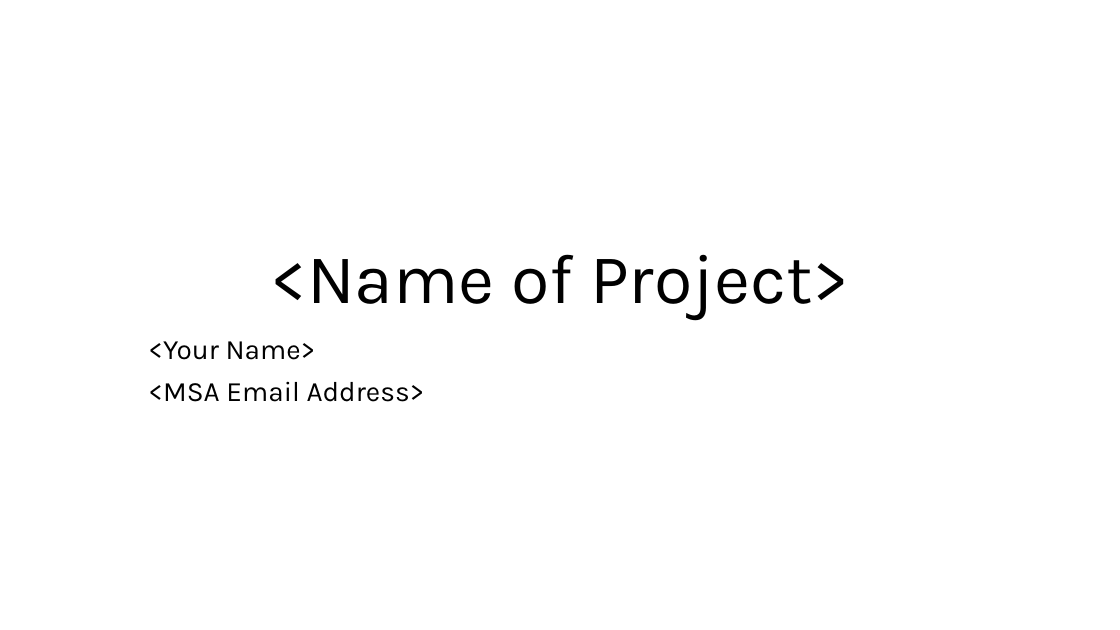
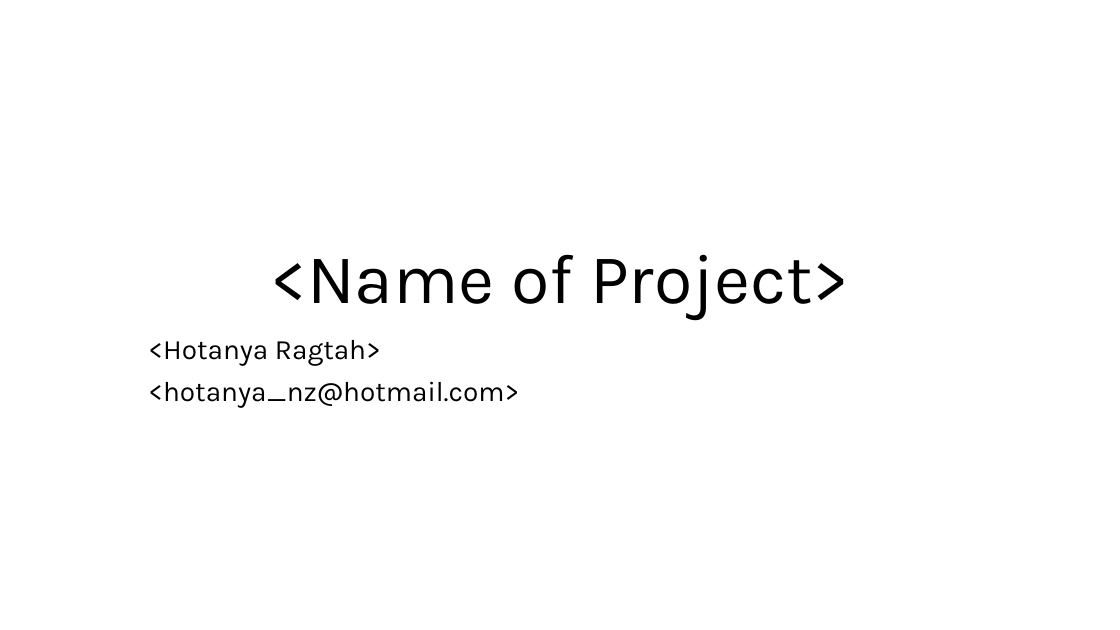
Before and after one commit to Hotanya/ContosoBot, a slide deck: slide 2 of MSA Assessment Deck.pptx. Drawn at 1120x630 pixels with LibreOffice and Linux fonts; fonts in the diff are those of the drawing; background and template pictures are left out. Boxes give left, top, right and bottom in pixels: in the first picture for what was removed or moved away, otherwise in the second. Text is boxed around its words. In the diff, an @@ line names an element or a change of style, - is before the commit and + after.

Commit message:
Added Presentation file to folder

```diff
--- a/MSA Assessment Deck.pptx
+++ b/MSA Assessment Deck.pptx
@@ subtitle at (x1=148, y1=340, x2=519, y2=407): text changed @@
-<Your Name>
-<MSA Email Address>
+<Hotanya Ragtah>
+<hotanya_nz@hotmail.com>
```
